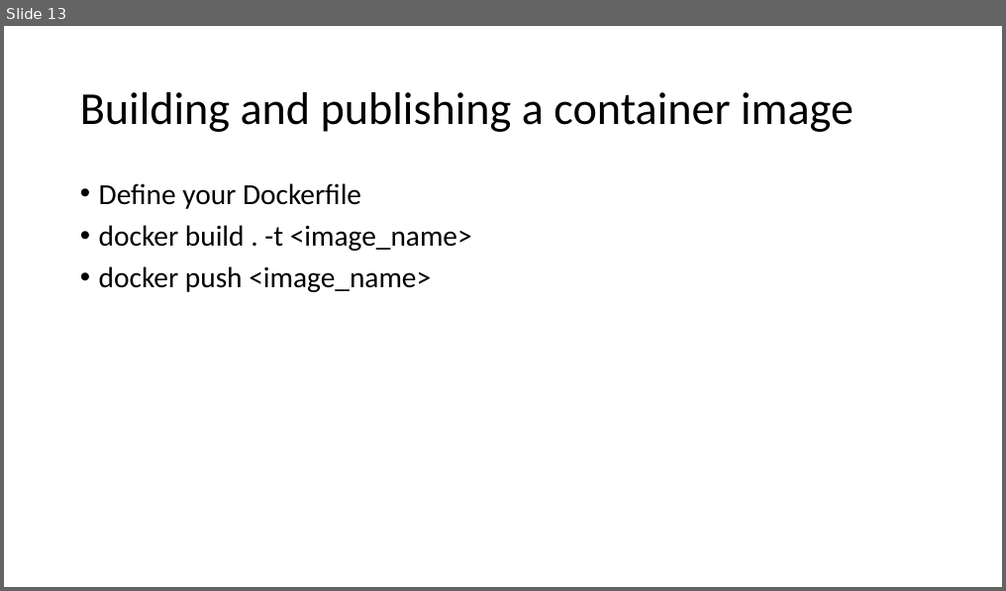
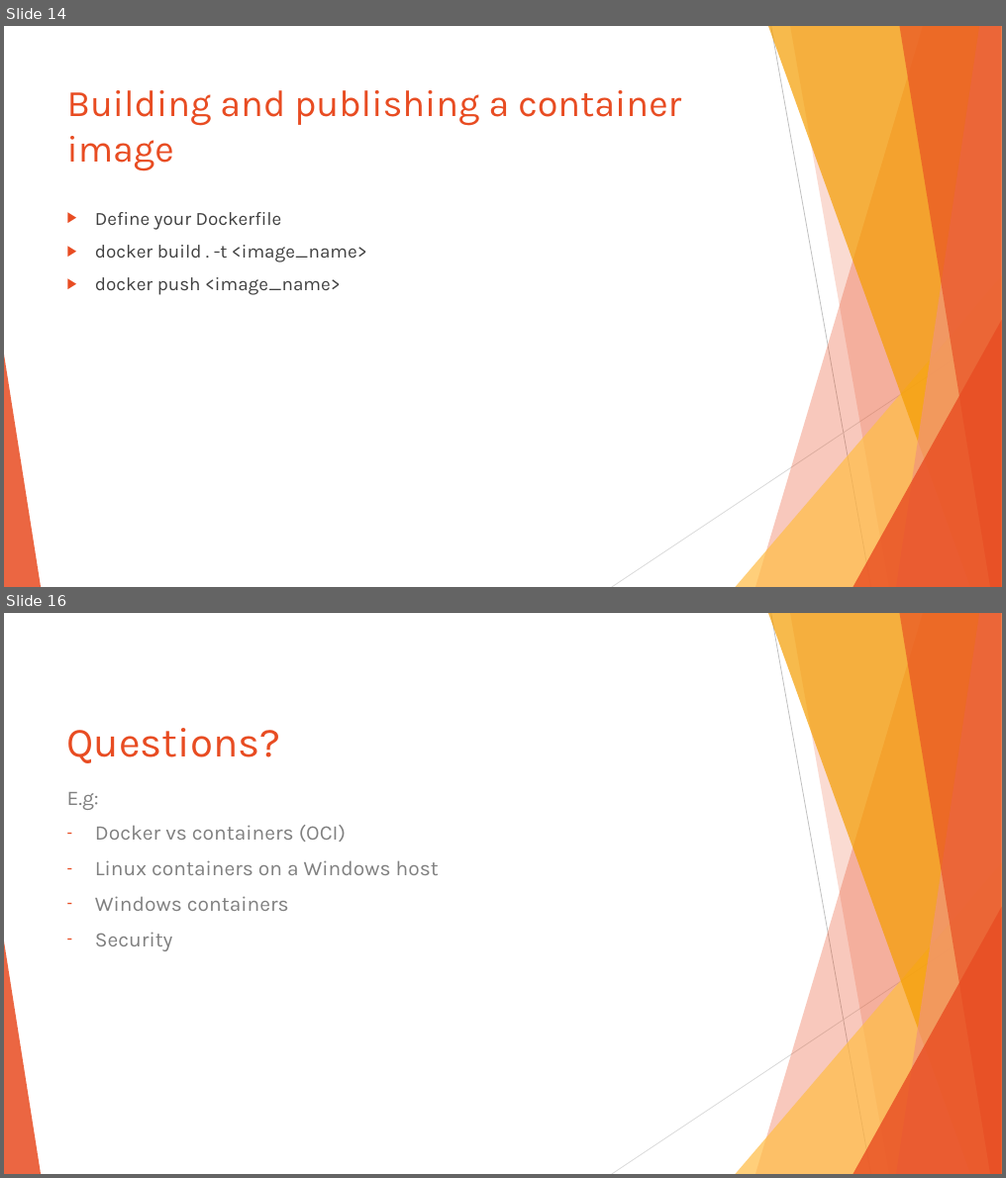
Before and after one commit to Ezekiel-DA/containerization_example, a slide deck: Containerization as an Open Science tool.pptx. Shown one above the other, each under a label of ours: slide 13 before the commit, slides 14 and 16 after it; the slides between them are not shown. The pictures are 1006x591 and 1006x1178 pixels, drawn with LibreOffice and Linux fonts; fonts in the diff are those of the drawing. Boxes give left, top, right and bottom in pixels: in the first picture for what was removed or moved away, otherwise in the second. Text is boxed around its words. In the diff, an @@ line names an element or a change of style, - is before the commit and + after.

```diff
--- a/Containerization as an Open Science tool.pptx
+++ b/Containerization as an Open Science tool.pptx
@@ slide 16 added at (4,613,1002,1174), background #FFFFFF; not listed: 10 template elements that a slide beside it also shows @@
@@ title added at (67,728,281,763), 40 pt, text #E84C22 @@
+Questions?
@@ text added at (67,792,439,952), 20 pt, text #808080 @@
+E.g:
+– Docker vs containers (OCI)
+– Linux containers on a Windows host
+– Windows containers
+– Security
@@ what was slide 13 is now slide 14 @@
@@ slide 14 changed as well @@
@@ title "Building and publishing a container ...": place and size @@
-title "Building and publishing a container ..." at (80,92,853,132)
+title "Building and publishing a container ..." at (67,90,681,171)
@@ title "Building and publishing a container ..." at (67,90,681,171): size 44 to 36 pt, font Calibri to Karla, text colour #000000 to #E84C22; line spacing 0.9 to 1; vertical alignment middle to top @@
@@ text "Define your Dockerfile": place and size @@
-text "Define your Dockerfile" at (99,183,472,292)
+text "Define your Dockerfile" at (95,212,367,295)
@@ text "Define your Dockerfile" at (95,212,367,295): size 28 to 18 pt, font Calibri to Karla, text colour #000000 to #404040; bullet • to ▶; line spacing 0.9 to 1 @@
@@ group added at (4,26,1002,587): 5 freeform shapes, 3 triangles, 2 lines @@
```
Also in this commit, not shown: 14 other slides changed, 2 other slides added, 3 slides removed.
